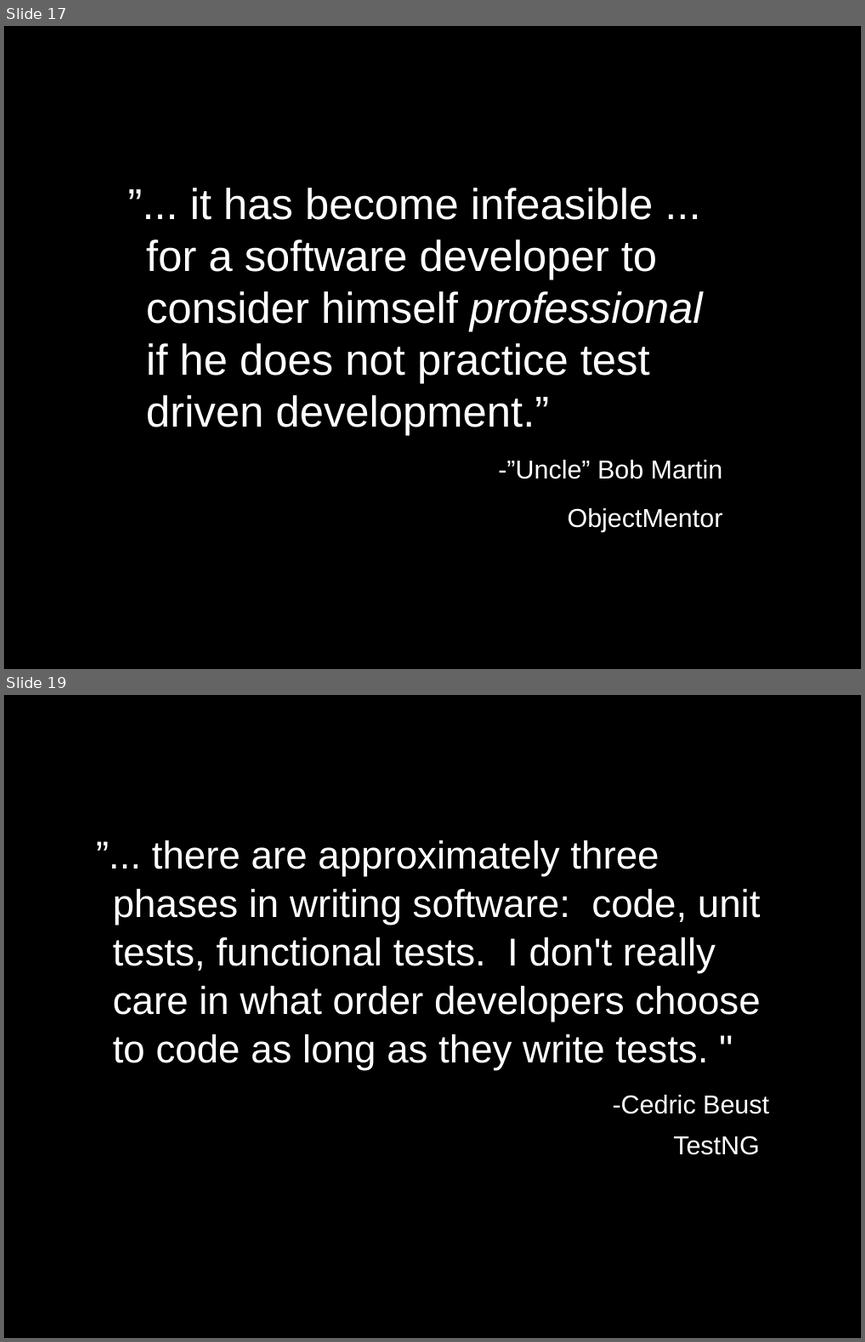
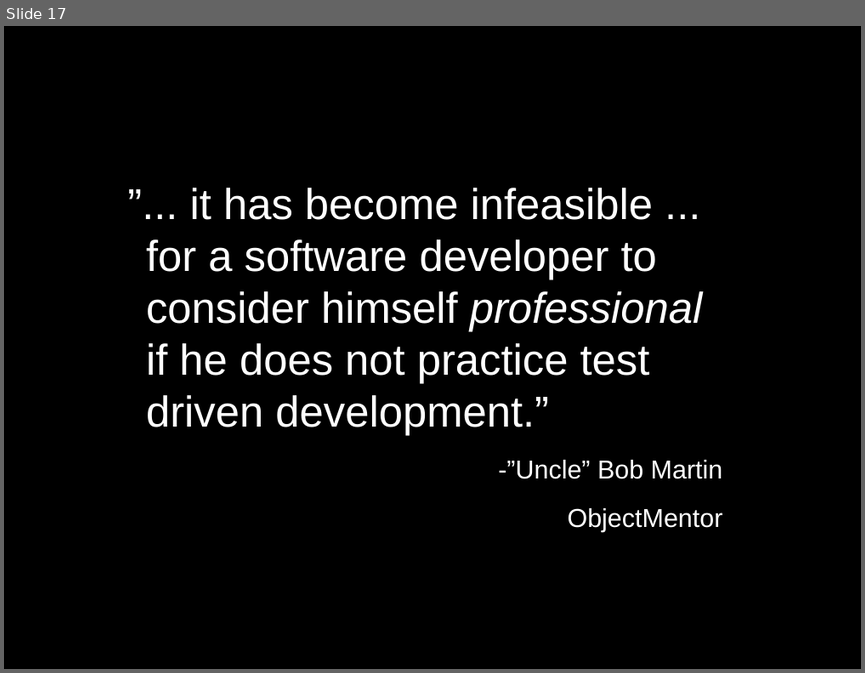
Before and after one commit to marcesher/mxunit-cfmeetups, a slide deck: bacfug/preso/testthis-compressed-3.ppt. Shown one above the other, each under a label of ours: slides 17 and 19 before the commit, slide 17 after it; the slides between them are not shown. The pictures are 865x1342 and 865x673 pixels, drawn with LibreOffice and Linux fonts; fonts in the diff are those of the drawing. Boxes give left, top, right and bottom in pixels: in the first picture for what was removed or moved away, otherwise in the second. Text is boxed around its words. In the diff, an @@ line names an element or a change of style, - is before the commit and + after.

Commit message:
updated quote from Cedric.

```diff
--- a/bacfug/preso/testthis-compressed-3.ppt
+++ b/bacfug/preso/testthis-compressed-3.ppt
@@ slide 19 removed at (x1=4, y1=695, x2=861, y2=1338), background #000000 @@
@@ text removed at (x1=113, y1=840, x2=769, y2=1155) @@
-”... there are approximately three phases in writing software: code, unit tests, functional tests. I don't really care in what order developers choose to code as long as they write tests. "
--Cedric Beust
-TestNG
```
Also in this commit, not shown: 1 slide added.
